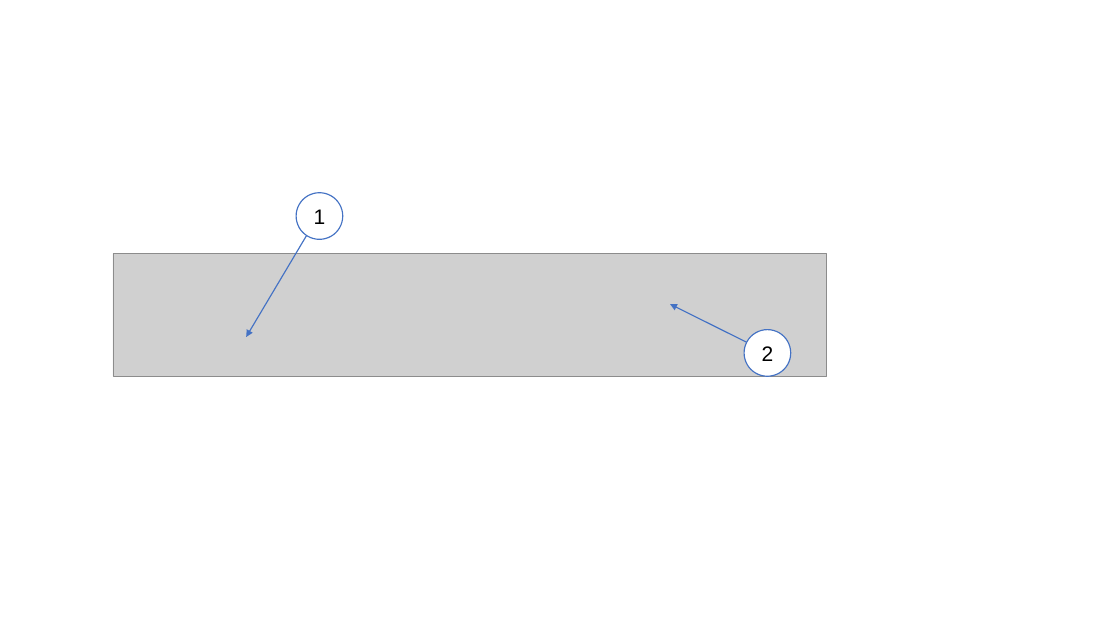
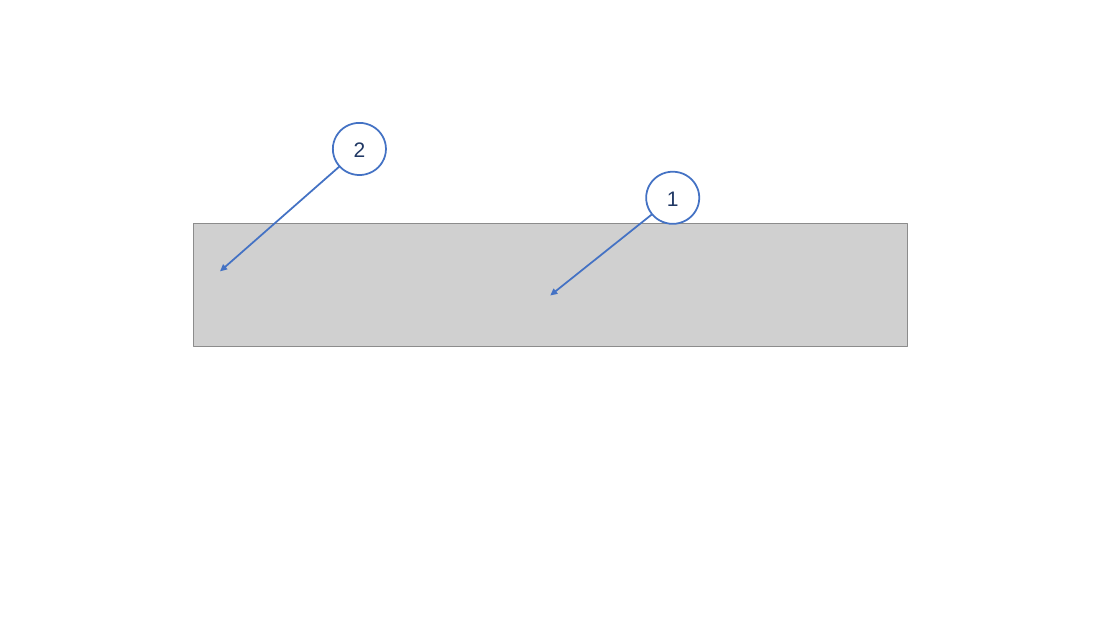
Before and after one commit to edinburgh-napier/SET09102, a slide deck: slide 1 of tutorials/csharp/graphics.pptx (slide 45 before the commit). Drawn at 1120x630 pixels with LibreOffice and Linux fonts; fonts in the diff are those of the drawing; grey boxes stand for pictures. Boxes give left, top, right and bottom in pixels: in the first picture for what was removed or moved away, otherwise in the second. Text is boxed around its words. In the diff, an @@ line names an element or a change of style, - is before the commit and + after.

```diff
--- a/tutorials/csharp/graphics.pptx
+++ b/tutorials/csharp/graphics.pptx
@@ arrow moved from (318, 215) - (246, 337) to (360, 149) - (220, 271) @@
@@ arrow (360, 149) - (220, 271): stroke #4472C4 1 pt to #4472C4 1.5 pt @@
@@ ellipse "2" at [333, 123, 386, 175]: text colour #000000 to #203864; outline #4472C4 1 pt to #4472C4 1.5 pt @@
@@ ellipse "2": place and size @@
-ellipse "2" at [744, 329, 791, 376]
+ellipse "2" at [333, 123, 386, 175]
@@ ellipse "1": place and size @@
-ellipse "1" at [297, 192, 343, 239]
+ellipse "1" at [646, 171, 699, 223]
@@ ellipse "1" at [646, 171, 699, 223]: text colour #000000 to #203864; outline #4472C4 1 pt to #4472C4 1.5 pt @@
@@ arrow added from (673, 197) to (550, 296), #4472C4 1.5 pt @@
@@ picture added at [193, 223, 907, 345] @@
@@ picture removed at [113, 254, 827, 376] @@
@@ arrow removed from (767, 352) to (670, 304) @@
```
Also in this commit, not shown: 1 slide added, 49 slides removed, 2 other files.
